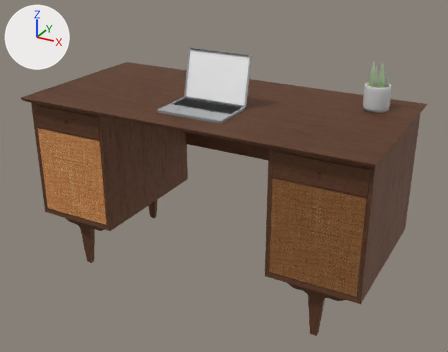
Renders of the Blender file projeto_cena-exemplo_2023/model/vintageDesk.blend from each side of a commit.
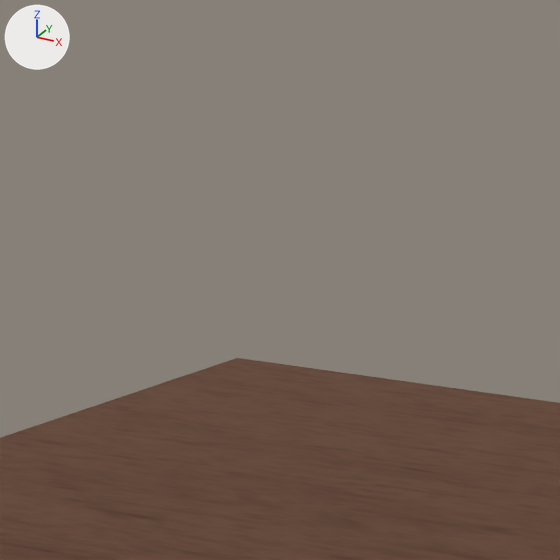
The first picture shows the older version from a 50 mm lens placed at (1.153, -2.07, 1.478), pointed at (0.024, -0.017, 0.452). The close-ups show both versions on the part from 19% to 40% of the width and 1% to 27% of the height of that picture; other places that the commit changed are outside them. The axes (+X, +Y, +Z) are drawn at upper left. The lights are the same throughout.

Objects in the first close-up: 'Tampo'.
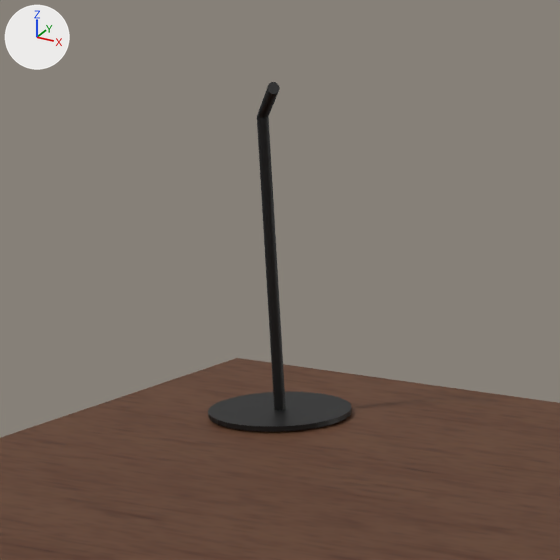
Pixel boxes [x1, y1, x2, y2] of what changed, in the close-ups (560 x 560 px):
'CandeeiroBase', added (black)
    after: [208, 392, 352, 431]
'CandeeiroCorpo', added (black)
    after: [257, 82, 286, 410]

What the commit changed:
Material 'Candeeiro' (mat_candeeiro) is new.
Its base color is (0.0, 0.0, 0.0) (black #000000).
Mesh me_cylinder_001 is new.
It is a 32-sided cylinder along z spanning x -1.0..1.0, y -1.0..1.0, z -1.0..1.0.
It uses material mat_candeeiro (black #000000).
Mesh me_cylinder_002 is new.
It has 96 vertices, 66 faces and spans x -7.06..1.0, y -1.46..1.0, z -1.26..1.0.
It uses material mat_candeeiro (black #000000).
Object 'CandeeiroBase' (ob_candeeirobase) is new; it shows me_cylinder_001.
Its location is (-0.5797, 0.212, 0.768).
Its scale is (-0.055, -0.055, 0.00192).
Object 'CandeeiroCorpo' (ob_candeeirocorpo) is new; it shows me_cylinder_002.
Its location is (-0.5797, 0.212, 0.8802).
Its rotation in degrees is (0, 0, -38).
Its scale is (-0.00434, -0.00443, -0.112).
